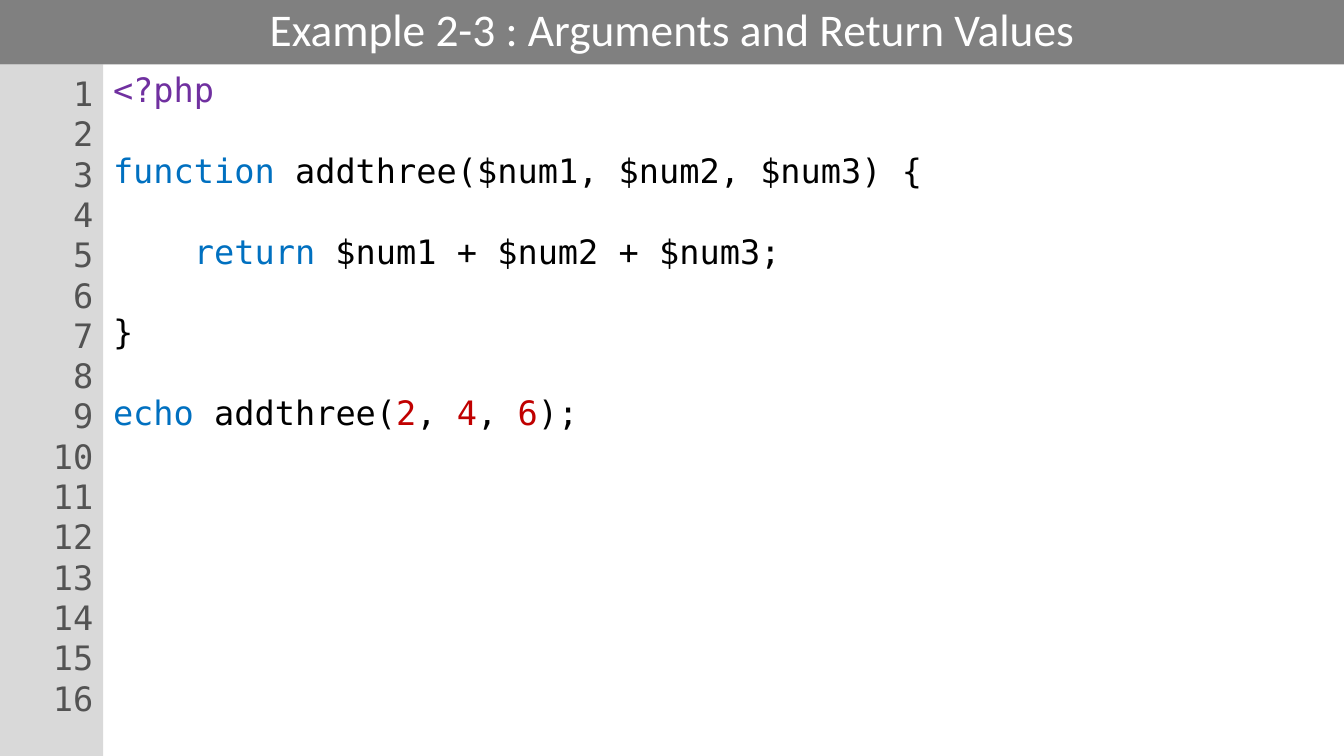
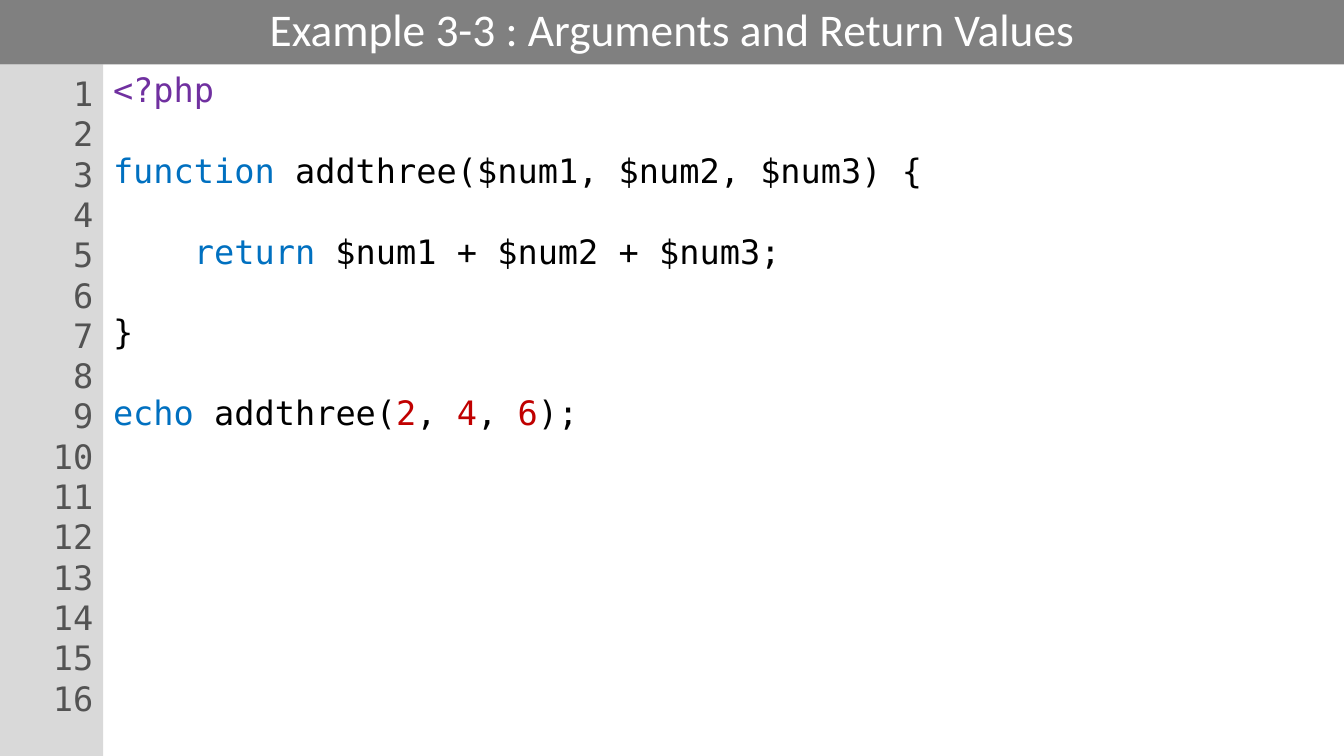
Before and after one commit to PHPEmbark/curriculum, a slide deck: slide 21 of course/1 - Basic Programming/Basic Programming.pptx. Drawn at 1344x756 pixels with LibreOffice and Linux fonts; fonts in the diff are those of the drawing. Boxes give left, top, right and bottom in pixels: in the first picture for what was removed or moved away, otherwise in the second. Text is boxed around its words. In the diff, an @@ line names an element or a change of style, - is before the commit and + after.

Commit message:
Finished PowerPoint
All 8 lessons, intro, conclusion, and examples finalized

```diff
--- a/course/1 - Basic Programming/Basic Programming.pptx
+++ b/course/1 - Basic Programming/Basic Programming.pptx
@@ title at <box>270,14,1073,54</box>: text changed @@
-Example 2-3 : Arguments and Return Values
+Example 3-3 : Arguments and Return Values
```
Also in this commit, not shown: 29 other slides changed, 17 slides added.
